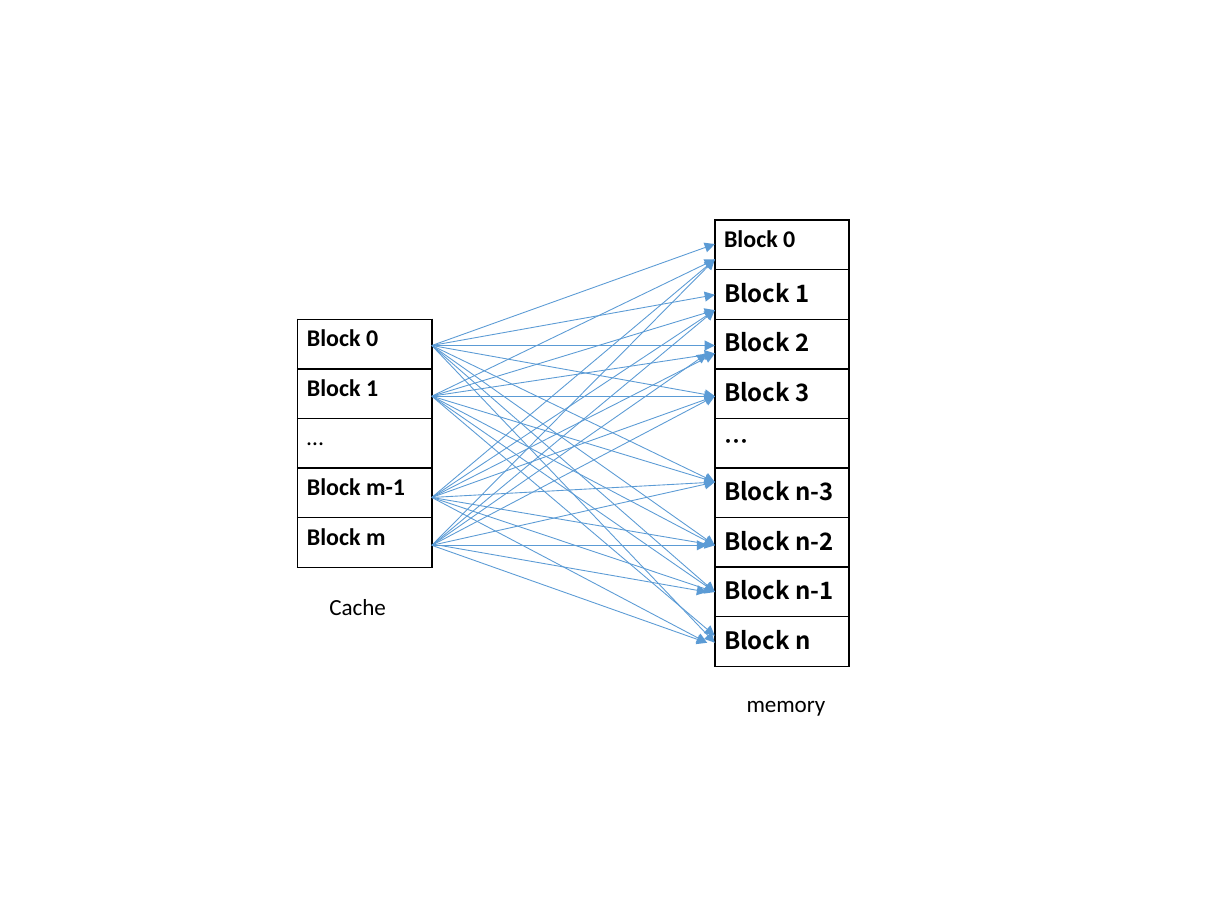
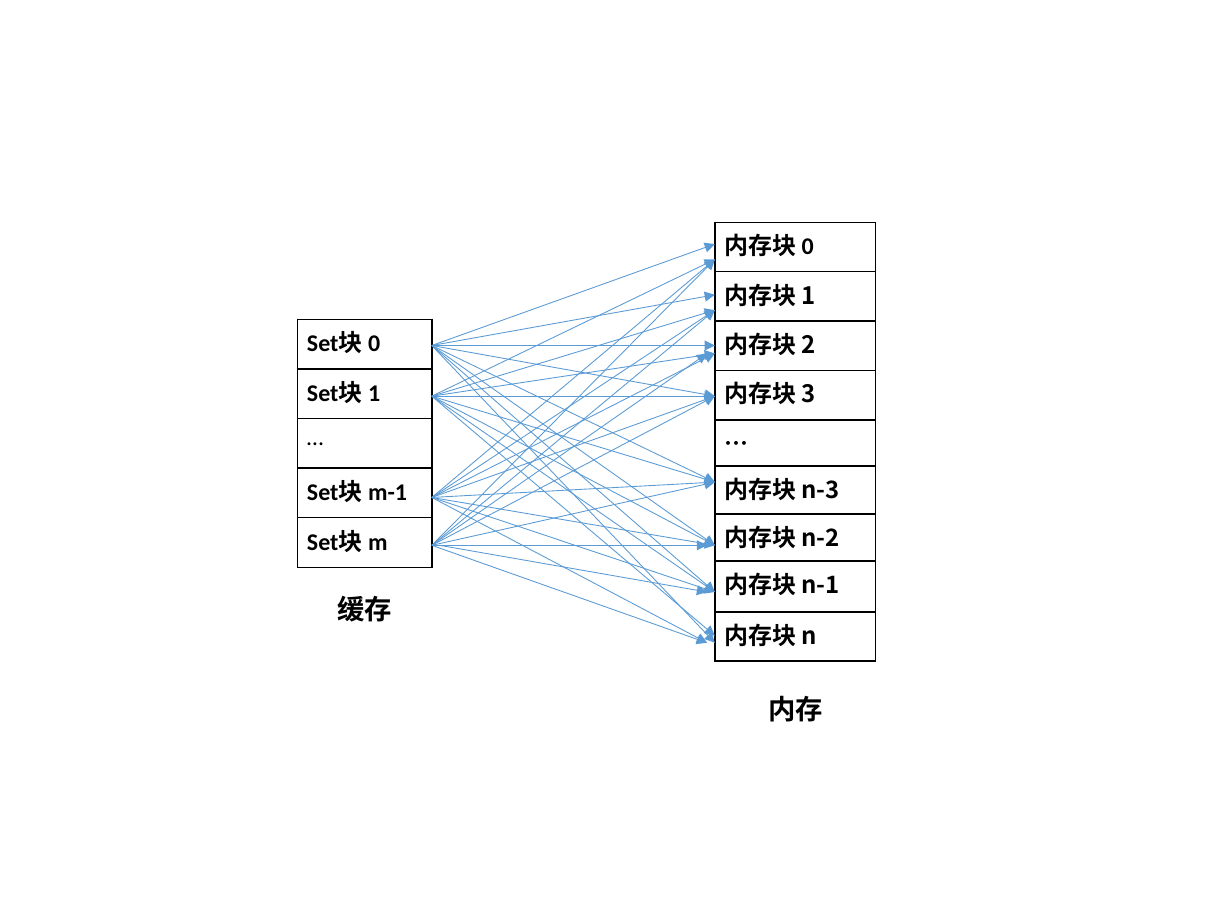
Before and after one commit to leborn0101/graduation, a slide deck: slide 2 of 论文图片.pptx. Drawn at 1232x924 pixels with LibreOffice and Linux fonts; fonts in the diff are those of the drawing. Boxes give left, top, right and bottom in pixels: in the first picture for what was removed or moved away, otherwise in the second. Text is boxed around its words. In the diff, an @@ line names an element or a change of style, - is before the commit and + after.

```diff
--- a/论文图片.pptx
+++ b/论文图片.pptx
@@ table at [715, 222, 876, 660] @@
-row 1, column 1: Block 0
+row 1, column 1: 内存块 0
-row 2, column 1: Block 1
+row 2, column 1: 内存块 1
-row 3, column 1: Block 2
+row 3, column 1: 内存块 2
-row 4, column 1: Block 3
+row 4, column 1: 内存块 3
-row 6, column 1: Block n-3
+row 6, column 1: 内存块 n-3
-row 7, column 1: Block n-2
+row 7, column 1: 内存块 n-2
-row 8, column 1: Block n-1
+row 8, column 1: 内存块 n-1
-row 9, column 1: Block n
+row 9, column 1: 内存块 n
@@ table: place and size @@
-table at [715, 221, 849, 667]
+table at [715, 222, 876, 660]
@@ table at [298, 319, 432, 567] @@
-row 1, column 1: Block 0
+row 1, column 1: Set块 0
-row 2, column 1: Block 1
+row 2, column 1: Set块 1
-row 4, column 1: Block m-1
+row 4, column 1: Set块 m-1
-row 5, column 1: Block m
+row 5, column 1: Set块 m
@@ text at [337, 596, 392, 622]: text changed; size 13.5 to 16 pt; bold on @@
-Cache
+缓存
@@ text at [768, 695, 823, 722]: text changed; size 13.5 to 16 pt; bold on @@
-memory
+内存
```
Also in this commit, not shown: 2 other slides changed, 1 slide added, 3 other files.
